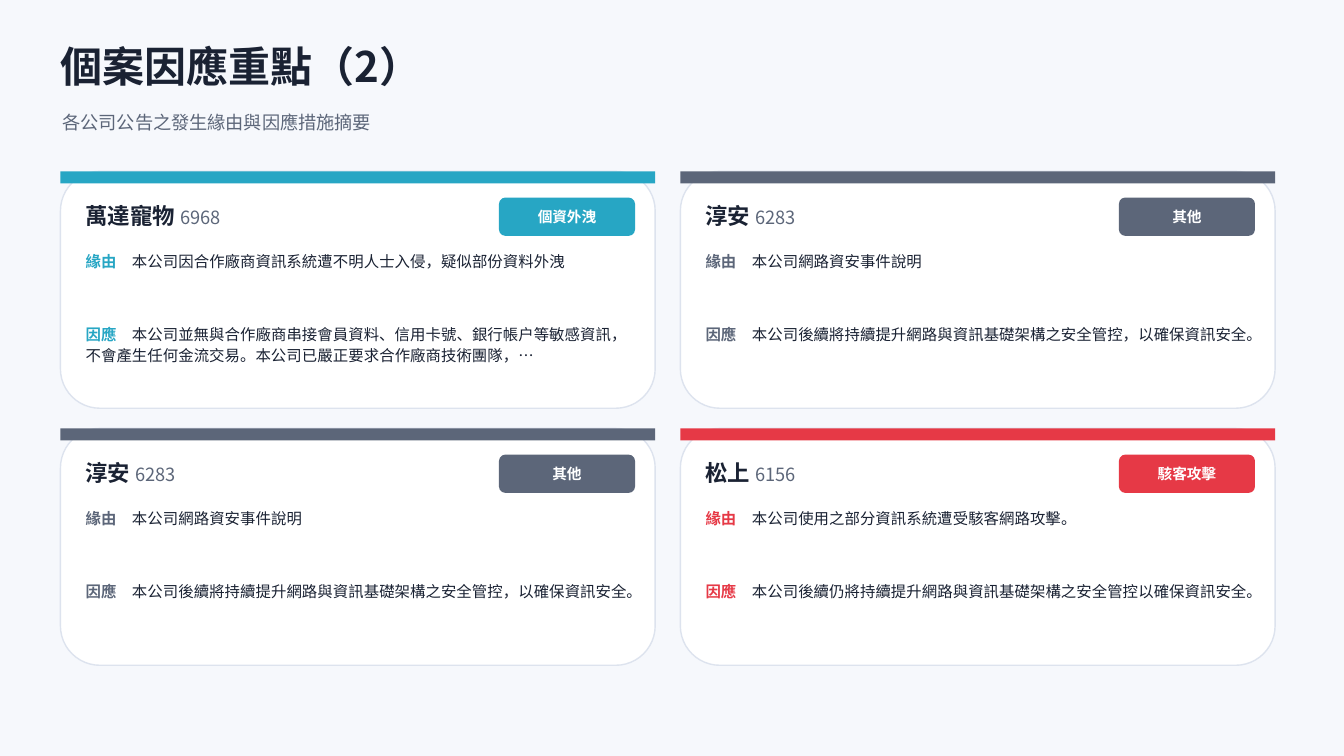
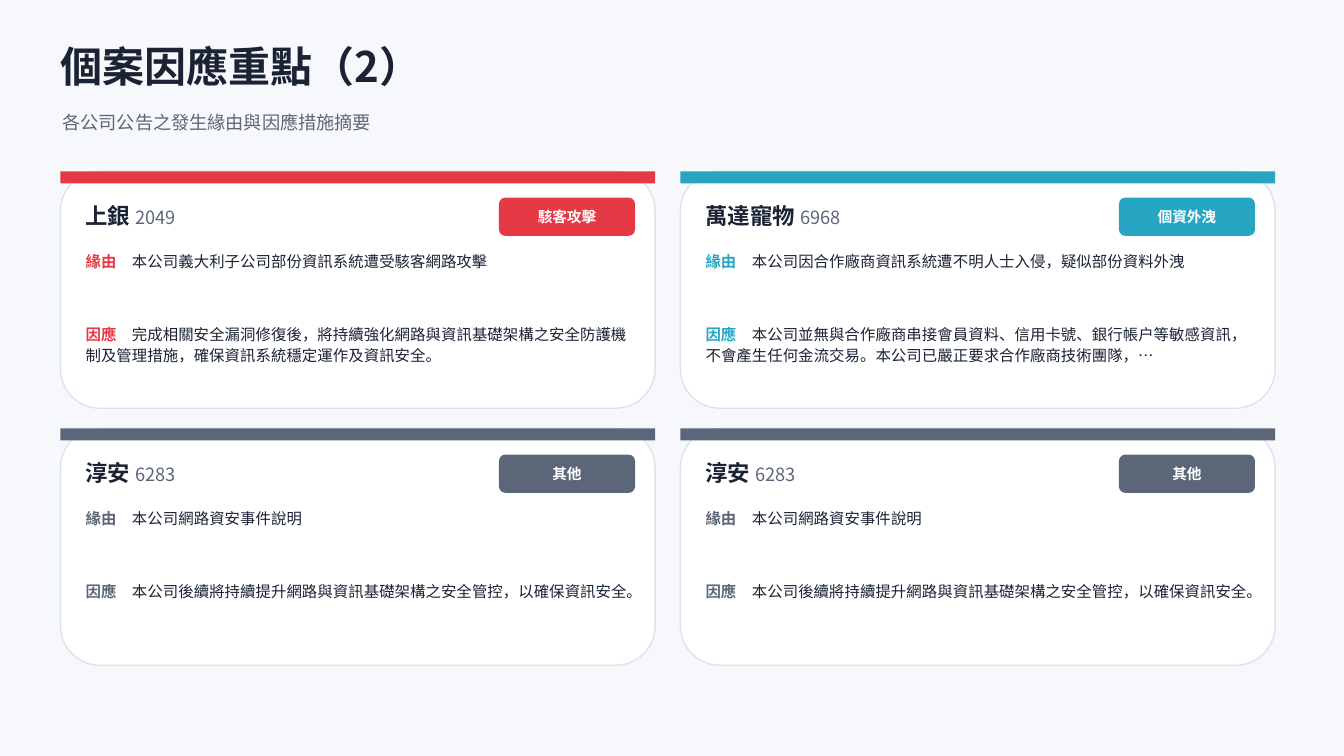
Before and after one commit to Johnnylin77/mops-isec-monitor, a slide deck: slide 7 of 資安事件因應分析.pptx. Drawn at 1344x756 pixels with LibreOffice and Linux fonts; fonts in the diff are those of the drawing. Boxes give left, top, right and bottom in pixels: in the first picture for what was removed or moved away, otherwise in the second. Text is boxed around its words. In the diff, an @@ line names an element or a change of style, - is before the commit and + after.

```diff
--- a/資安事件因應分析.pptx
+++ b/資安事件因應分析.pptx
@@ rectangle at bbox=[60, 171, 655, 184]: fill #27A6C4 to #E63946 @@
@@ rectangle at bbox=[681, 171, 1275, 184]: fill #5C6679 to #27A6C4 @@
@@ text at bbox=[86, 205, 175, 226]: text changed; size 16 to 13 pt; text colour #1A2233 to #5C6679; bold off @@
-萬達寵物 6968
+上銀 2049
@@ rounded rectangle at bbox=[499, 198, 635, 236]: fill #27A6C4 to #E63946 @@
@@ text at bbox=[538, 209, 596, 223]: text changed @@
-個資外洩
+駭客攻擊
@@ text at bbox=[706, 202, 840, 230]: text changed; size 13 to 16 pt; text colour #5C6679 to #1A2233; bold on @@
-淳安 6283
+萬達寵物 6968
@@ rounded rectangle at bbox=[1119, 198, 1255, 236]: fill #5C6679 to #27A6C4 @@
@@ text at bbox=[1158, 209, 1216, 223]: text changed @@
-其他
+個資外洩
@@ text at bbox=[86, 254, 487, 269]: text changed @@
-緣由 本公司因合作廠商資訊系統遭不明人士入侵，疑似部份資料外洩
+緣由 本公司義大利子公司部份資訊系統遭受駭客網路攻擊
@@ text at bbox=[706, 254, 1185, 269]: text changed @@
-緣由 本公司網路資安事件說明
+緣由 本公司因合作廠商資訊系統遭不明人士入侵，疑似部份資料外洩
@@ text at bbox=[86, 325, 626, 363]: text changed @@
-因應 本公司並無與合作廠商串接會員資料、信用卡號、銀行帳戶等敏感資訊，不會產生任何金流交易。本公司已嚴正要求合作廠商技術團隊，…
+因應 完成相關安全漏洞修復後，將持續強化網路與資訊基礎架構之安全防護機制及管理措施，確保資訊系統穩定運作及資訊安全。
@@ text at bbox=[706, 325, 1246, 363]: text changed @@
-因應 本公司後續將持續提升網路與資訊基礎架構之安全管控，以確保資訊安全。
+因應 本公司並無與合作廠商串接會員資料、信用卡號、銀行帳戶等敏感資訊，不會產生任何金流交易。本公司已嚴正要求合作廠商技術團隊，…
@@ rectangle at bbox=[681, 429, 1275, 441]: fill #E63946 to #5C6679 @@
@@ text at bbox=[706, 462, 795, 483]: text changed @@
-松上 6156
+淳安 6283
@@ rounded rectangle at bbox=[1119, 455, 1255, 493]: fill #E63946 to #5C6679 @@
@@ text at bbox=[1172, 466, 1201, 480]: text changed @@
-駭客攻擊
+其他
@@ text at bbox=[706, 511, 922, 526]: text changed @@
-緣由 本公司使用之部分資訊系統遭受駭客網路攻擊。
+緣由 本公司網路資安事件說明
@@ text at bbox=[706, 582, 1262, 602]: text changed @@
-因應 本公司後續仍將持續提升網路與資訊基礎架構之安全管控以確保資訊安全。
+因應 本公司後續將持續提升網路與資訊基礎架構之安全管控，以確保資訊安全。
```
Also in this commit, not shown: 5 other slides changed, 1 slide added, 2 other files.
